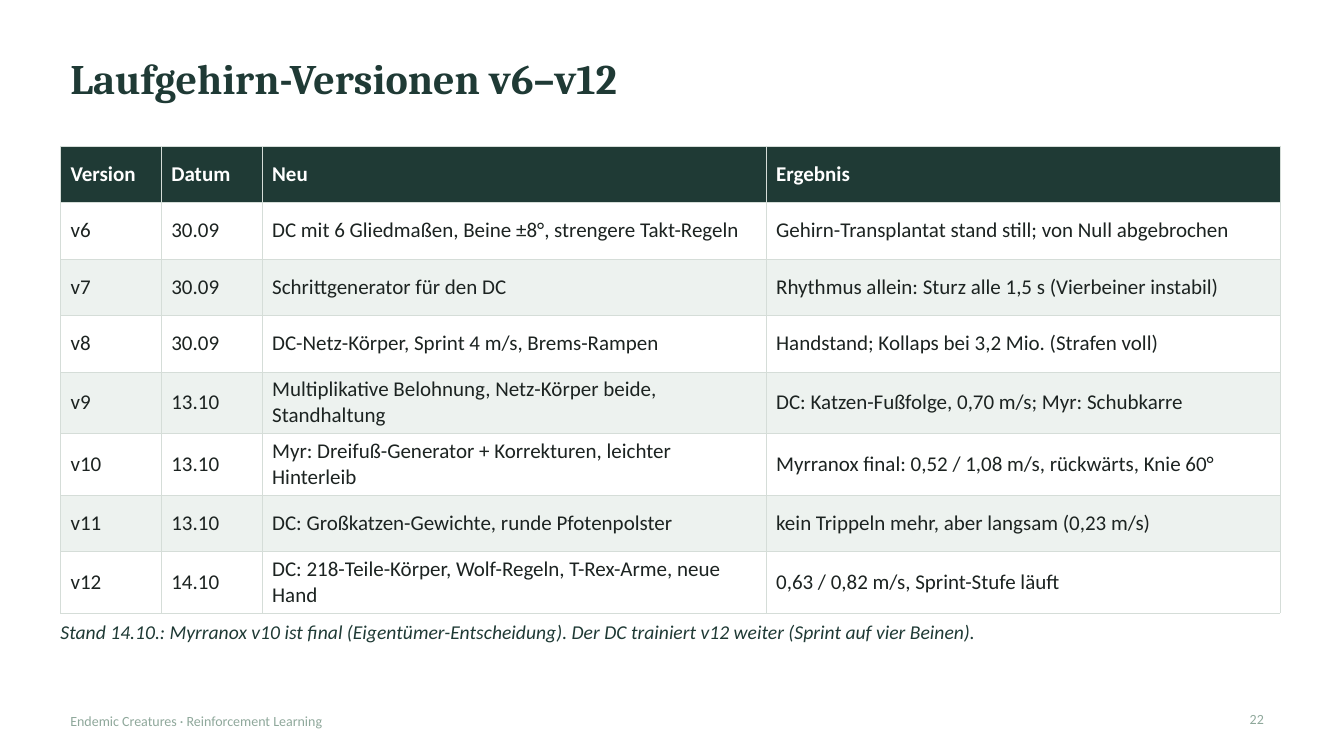
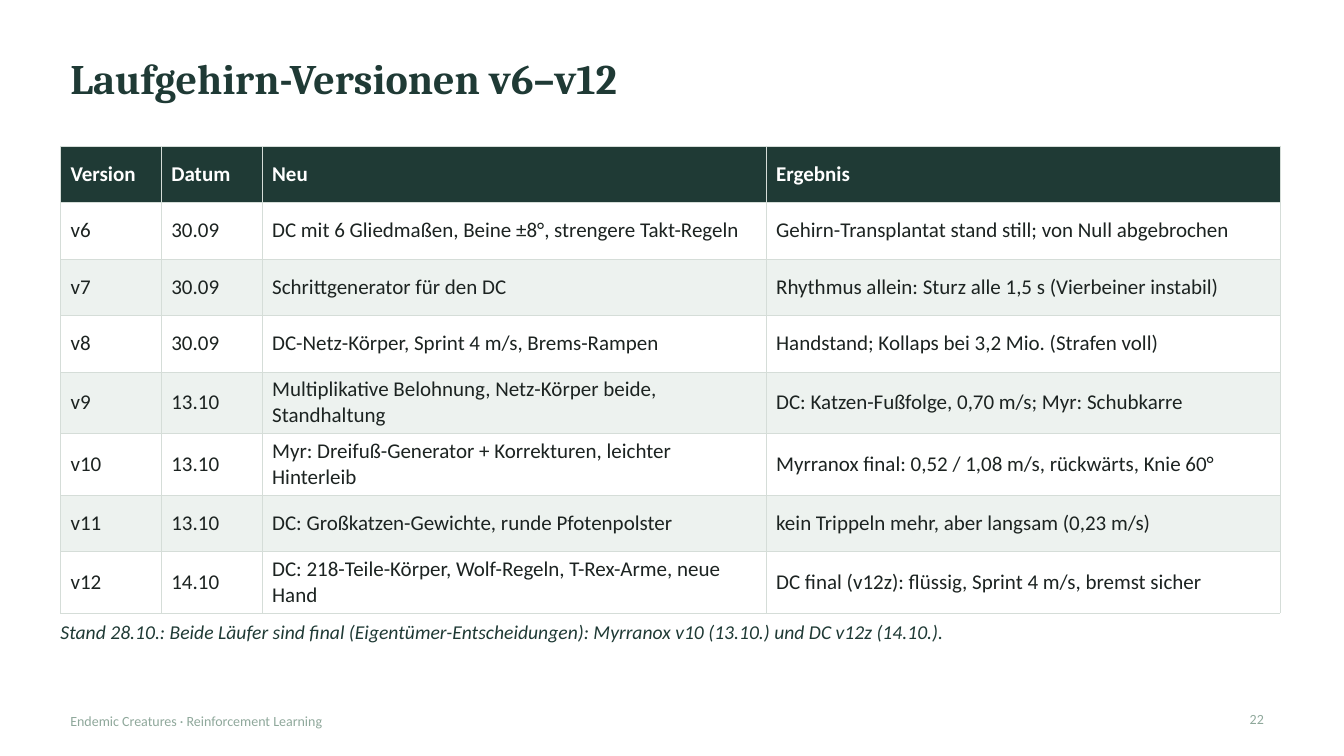
Before and after one commit to xTh0masx/Reinforcement_Learning_Creature, a slide deck: slide 22 of docs/presentation/Endemic_Creatures_RL.pptx. Drawn at 1344x756 pixels with LibreOffice and Linux fonts; fonts in the diff are those of the drawing. Boxes give left, top, right and bottom in pixels: in the first picture for what was removed or moved away, otherwise in the second. Text is boxed around its words. In the diff, an @@ line names an element or a change of style, - is before the commit and + after.

```diff
--- a/docs/presentation/Endemic_Creatures_RL.pptx
+++ b/docs/presentation/Endemic_Creatures_RL.pptx
@@ table at bbox=[60, 146, 1280, 606] @@
-row 8, column 4: 0,63 / 0,82 m/s, Sprint-Stufe läuft
+row 8, column 4: DC final (v12z): flüssig, Sprint 4 m/s, bremst sicher
@@ text at bbox=[60, 625, 943, 643]: text changed @@
-Stand 14.10.: Myrranox v10 ist final (Eigentümer-Entscheidung). Der DC trainiert v12 weiter (Sprint auf vier Beinen).
+Stand 28.10.: Beide Läufer sind final (Eigentümer-Entscheidungen): Myrranox v10 (13.10.) und DC v12z (14.10.).
```
Also in this commit, not shown: 10 other slides changed, 3 slides added, 11 other files.
